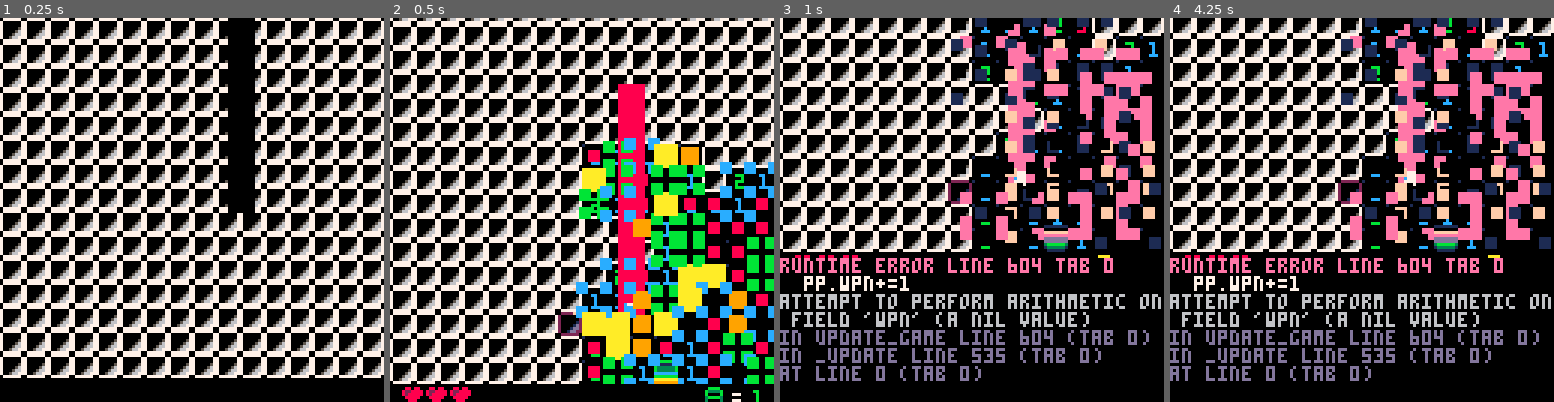
Above: before the commit, frames 1-4 (left to right).
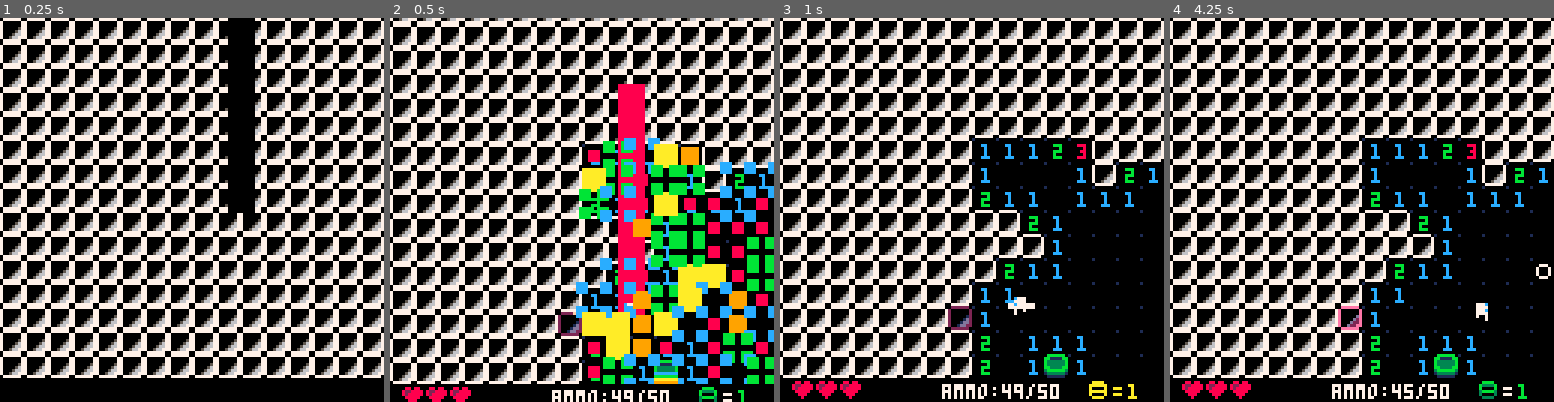
Above: after the commit, the same moments.

Repository: rdelos747/pico8
Game: PICO-8 cartridge ms_shoot.p8
Same seed, same stepped clock (60 frames per second), same inputs: the game is played once before the commit and once after it.
Inputs:
- Up to frame 1 (0.25 s): no input
- Up to frame 2 (0.5 s): tap X (X key) at 0.33 s
- Up to frame 3 (1 s): tap O (Z key) at 0.7 s
- Up to frame 4 (4.25 s): tap X (X key) at 1.07, 1.85, 2.97, 4.08 s; hold Right 1.6-2.1 s; tap O (Z key) every 0.4 s from 1.7 to 4.1 s; hold Up 2.15-2.42 s; hold Right 2.47-3.03 s; hold Left 3.08-3.58 s; hold Down 3.63-3.97 s; hold Right from 4.02 s (still down)

Frame 1 is identical in both runs. In frame 2, 0.8% of the frame differs, in the area x 42-97%, y 96-100%; in frame 3, 56%; in frame 4, 56%, in the area x 0-100%, y 0-100%.
Error before the commit: runtime error line 604 tab 0; pp.wpn+=1; attempt to perform arithmetic on field 'wpn' (a nil value)

Commit message:
Tue Jun 18 00:21:57 EDT 2019

Diff:
--- a/ms_shoot.p8
+++ b/ms_shoot.p8
@@ -67,8 +67,9 @@
 	d_tm=0,--die time
 	d_y=0, --die y offset
 	d_dy=0,--die y direction
-	tp=0,--gun temp
-	max_tp=20--max temp
+	ammo=20,
+	max_ammo=50,
+	r_tm=0--reload time
 }
 --middle helper
 middle={
@@ -178,6 +179,7 @@
 	pp.d_tm=0
 	pp.d_y=0
 	pp.d_dy=-1
+	pp.ammo=pp.max_ammo
 	--reset drop
 	drop.tm=0
 	drop.dy_bot=0
@@ -338,13 +340,18 @@
 	--border
 	rectfill(cam.x,hud_t,cam.x+128,
 		hud_t+8,0)
-	draw_temp(hp_x+50,hud_t)
-	draw_found(hp_x+100,hud_t)
+	draw_ammo(hp_x+50,hud_t)
+	draw_found(hp_x+98,hud_t)
 	draw_hp(hp_x,hud_t+1)
 end
 
-function draw_temp(x,y)
-
+function draw_ammo(x,y)
+	if pp.ammo>0 then
+		print("ammo:"..pp.ammo.."/"..
+			pp.max_ammo,x,y+2,7)
+	elseif flr(pp.r_tm)%2==0 then
+		print("reloading",x,y+2,7)
+	end
 end
 
 function draw_found(x,y)
@@ -355,9 +362,9 @@
 		pal(3,10)
 	end
 	spr(49,x,y)
-	print("=",x+10,y+2,7)
+	print("=",x+9,y+2,7)
 	print(t_stat.b_found,
-		x+17,y+2,11)
+		x+14,y+2,11)
 	pal()
 end
 
@@ -603,10 +610,6 @@
 	if(btn(2))drr={x=0,y=-1}
 	if(btn(3))drr={x=0,y=1}
 	if(btn(5))sht=true
-	if btnp(4) then
-		pp.wpn+=1
-		if(pp.wpn>2)pp.wpn=0
-	end
 
 	--player stuff
 	if(pp.h_tm>0)pp.h_tm-=0.5
@@ -621,6 +624,10 @@
 		player_shoot(sht)
 	end
 	if(pp.h_tm<=0)touch_enemy()
+	if pp.r_tm>0 then
+		pp.r_tm-=0.1
+		if(pp.r_tm<=0)pp.ammo=pp.max_ammo
+	end
 
 	--object updates
 	update_bullets()
@@ -709,19 +716,21 @@
 	if pp.shoot>0 then
 		pp.shoot-=1
 	end
-	if sht==false then
+	if sht==false or
+		pp.r_tm>0 then
 		return
 	elseif pp.shoot==0 then
-		p_shoot()
-	end
-end
-
-function p_shoot()
-	pp.shoot=5
-	add(bullets,{
-		x=pp.x,y=pp.y,
-		drr=pp.drr,tm=0
-	})
+		pp.ammo-=1
+		if pp.ammo==0 then
+			pp.r_tm=20
+			return
+		end
+		pp.shoot=5
+		add(bullets,{
+			x=pp.x,y=pp.y,
+			drr=pp.drr,tm=0
+		})
+	end
 end
 
 function touch_heart()
@@ -1283,13 +1292,13 @@
 00700700000000000000000000000000000000000070070000700700007000000000070000777700007777000000000000000000007777007777777700000000
 00000000000000000000000000000000000000000000070000700000000000000000000000700000000007000000000000000000000000007777777700000000
 00000000000000000000000000000000000000000000000000000000000000000000000000000000000000000000000000000000000000000000000000000000
-1000000007777770022222200eeeeee0088888800bbbbbb008888880000000000000000001111110000000000111000001110000111100000000000000000000
-000000007000000720000002e000000e80000008bb1111bb88111188000000000000000011000011000000001000000010101000100010000000000000000000
-000000007000000720000002e000000e80000008b333333b82222228000000000000000010000001000000001001100010101000101100000000000000000000
-000000007000005720000012e00000de80000028b333333b82222228000000000000000010000001000000001000100010001000100010000000000000000000
-0000000070000567200001d2e0000d2e800002e8bb3333bb88222288000000000000000011000011777777770111000010001000111100000000000000000000
+1000000007777770022222200eeeeee0088888800bbbbbb008888880000000000000000001111110000000000111000001110000111100000000070000000000
+000000007000000720000002e000000e80000008bb1111bb881111880000000000000000110000110000000010000000101010001000100000f0777000000000
+000000007000000720000002e000000e80000008b333333b82222228000000000000000010000001000000001001100010101000101100000f99070000000000
+000000007000005720000012e00000de80000028b333333b82222228000000000000000010000001000000001000100010001000100010000f99000000000000
+0000000070000567200001d2e0000d2e800002e8bb3333bb88222288000000000000000011000011777777770111000010001000111100000999000000000000
 000000007000566720001dd2e000d22e80002ee83bbbbbb328888882777777777777777710111101700000070000000000000000000000000000000000000000
-00000000700566772001dd22e00d22ee8002ee881333333112222221777777777777777710000001700000070000000000000000000000000000000000000000
+00000000700566772001dd22e00d22ee8002ee881333333112222221777777777777777710000001700000070000000000000000000000000f99000000000000
 0000000007777770022222200eeeeee0088888800111111001111110000000000000000001111110777777770000000000000000000000000000000000000000
 100000000777777000000d0d08800000000088000220000000002200000000001000000010000000100000001000000010000000100000001000000010000000
 0000000070000007000000d082280000000088802002000000000020000000000000000000000000000000000000000000000000000000000000000000000000
